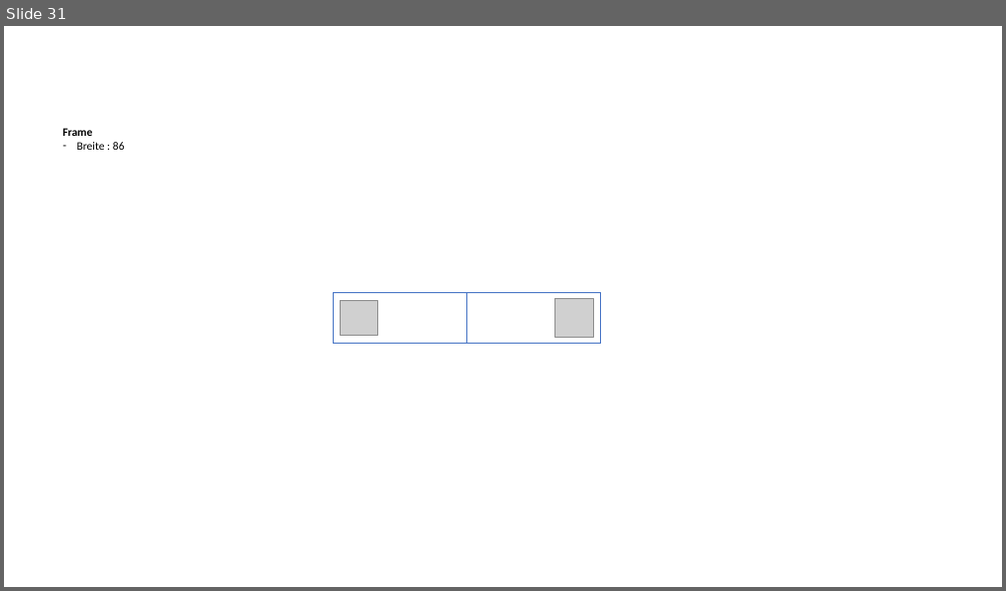
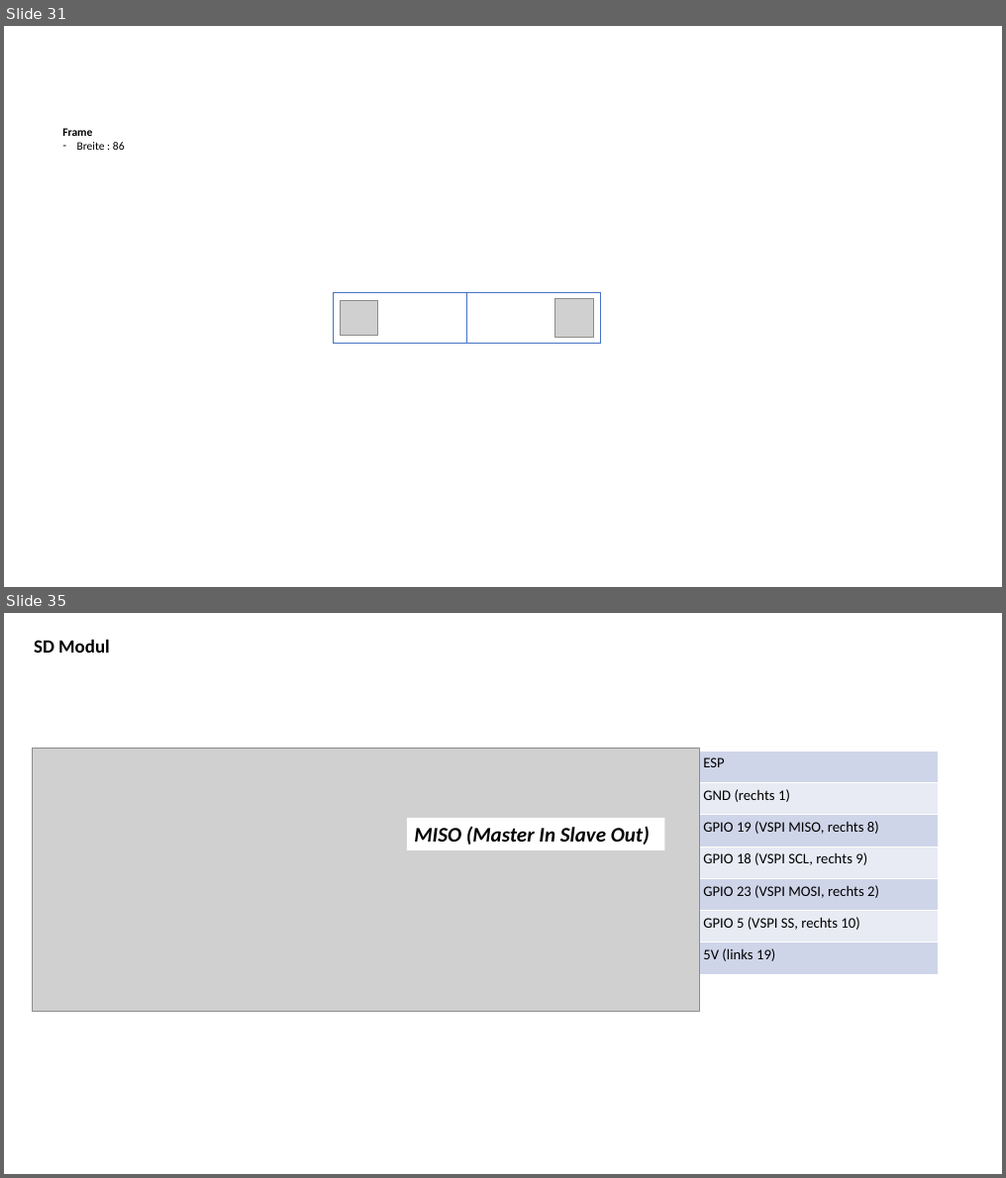
Before and after one commit to jeskes/activityboard, a slide deck: Activityboard.pptx. Shown one above the other, each under a label of ours: slide 31 before the commit, slides 31 and 35 after it; the slides between them are not shown. The pictures are 1006x591 and 1006x1178 pixels, drawn with LibreOffice and Linux fonts; fonts in the diff are those of the drawing; grey boxes stand for pictures. Boxes give left, top, right and bottom in pixels: in the first picture for what was removed or moved away, otherwise in the second. Text is boxed around its words. In the diff, an @@ line names an element or a change of style, - is before the commit and + after.

```diff
--- a/Activityboard.pptx
+++ b/Activityboard.pptx
@@ slide 35 added at box(4, 613, 1002, 1174), background #FFFFFF @@
@@ title added at box(34, 639, 110, 653), 18 pt, text #000000, bold @@
+SD Modul
@@ picture added at box(33, 748, 700, 1011) @@
@@ table added at box(696, 751, 939, 974), 7 rows, 1 columns @@
+ESP
+GND (rechts 1)
+GPIO 19 (VSPI MISO, rechts 8)
+GPIO 18 (VSPI SCL, rechts 9)
+GPIO 23 (VSPI MOSI, rechts 2)
+GPIO 5 (VSPI SS, rechts 10)
+5V (links 19)
@@ rectangle added at box(407, 818, 665, 851), fill #FFFFFF, 20 pt, text #000000, bold, italic @@
+MISO (Master In Slave Out)
```
Also in this commit, not shown: 2 slides changed, 8 other slides added, 1 slide removed, 45 other files.
